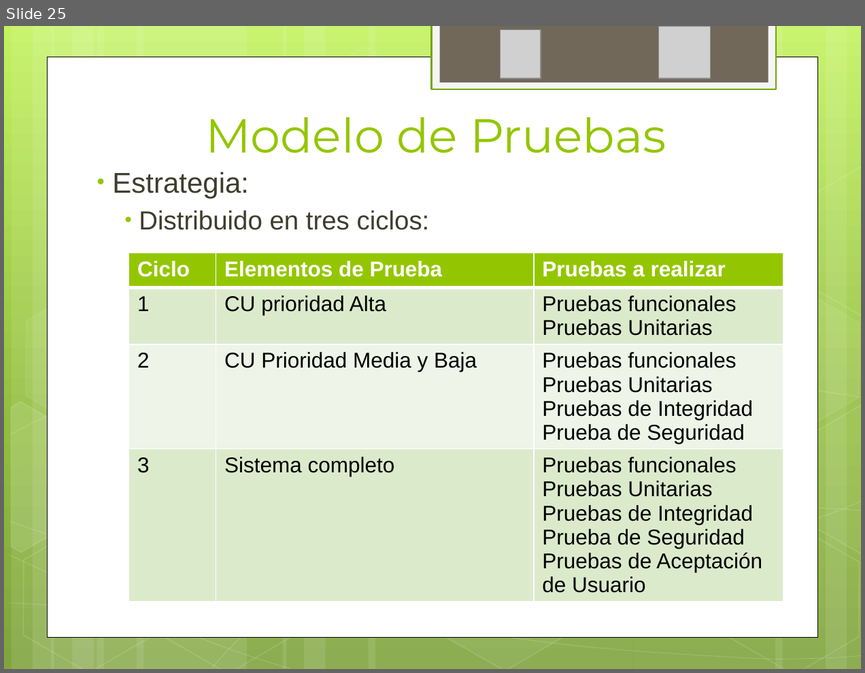
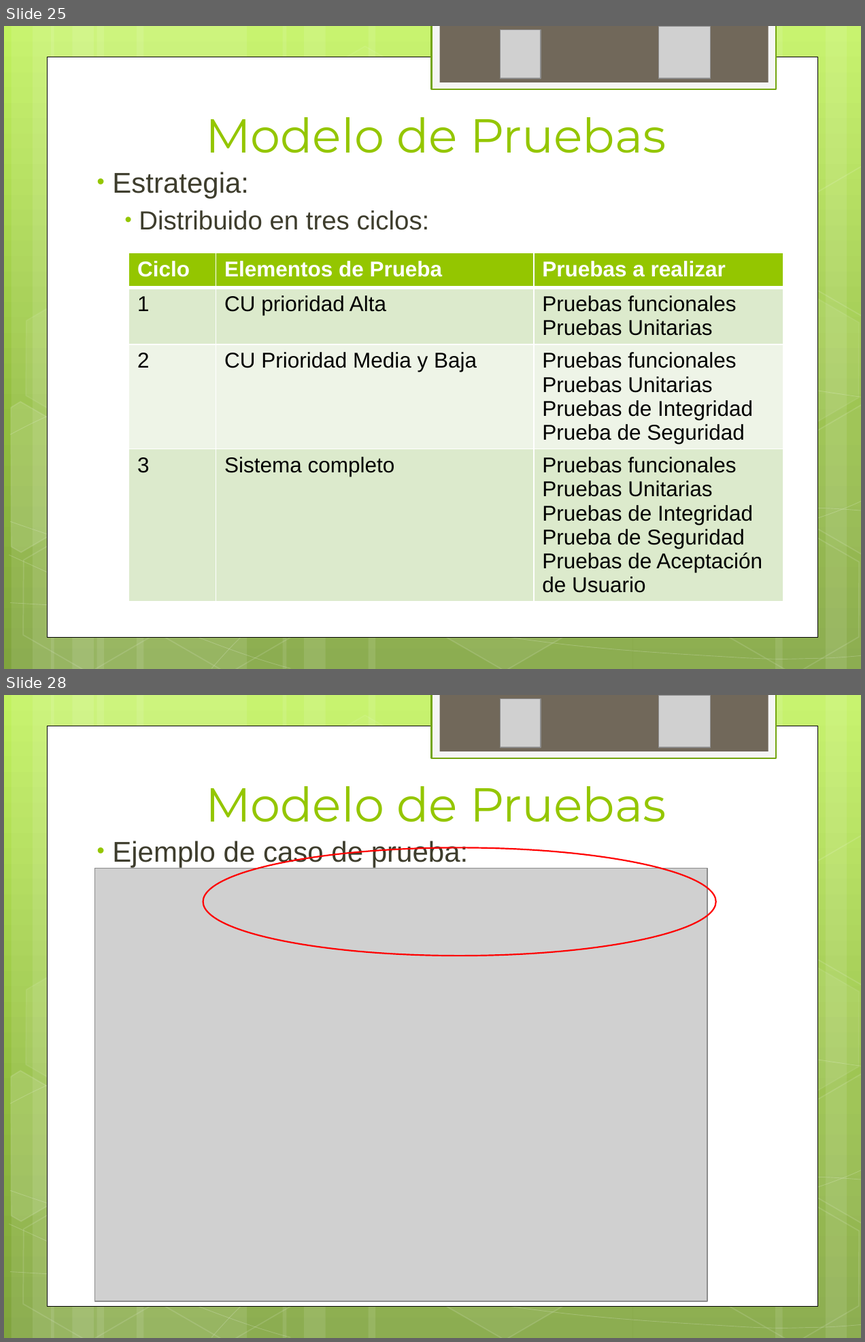
Before and after one commit to ptissera/habilitacion-profesional-2012-4k4, a slide deck: Documentacion/Proyecto/Iteracion3/Presentacion 3 - Modelos del Sistema.pptx. Shown one above the other, each under a label of ours: slide 25 before the commit, slides 25 and 28 after it; the slides between them are not shown. The pictures are 865x673 and 865x1342 pixels, drawn with LibreOffice and Linux fonts; fonts in the diff are those of the drawing; grey boxes stand for pictures. Boxes give left, top, right and bottom in pixels: in the first picture for what was removed or moved away, otherwise in the second. Text is boxed around its words. In the diff, an @@ line names an element or a change of style, - is before the commit and + after.

```diff
--- a/Documentacion/Proyecto/Iteracion3/Presentacion 3 - Modelos del Sistema.pptx
+++ b/Documentacion/Proyecto/Iteracion3/Presentacion 3 - Modelos del Sistema.pptx
@@ slide 28 added at box(4, 695, 861, 1338), background gradient #C3F35F to #93BF3F to #81A53E; not listed: 31 template elements that a slide beside it also shows @@
@@ picture added at box(500, 698, 541, 747) @@
@@ picture added at box(659, 696, 711, 748) @@
@@ title added at box(205, 786, 666, 822), 40 pt, text #94C600 @@
+Modelo de Pruebas
@@ text added at box(112, 841, 468, 867), 24 pt, text #3E3D2D @@
+• Ejemplo de caso de prueba:
@@ ellipse added at box(203, 847, 715, 955), outline #FF0000 1.25 pt @@
@@ picture added at box(95, 868, 706, 1301) @@
```
Also in this commit, not shown: 16 slides changed, 3 other slides added.
